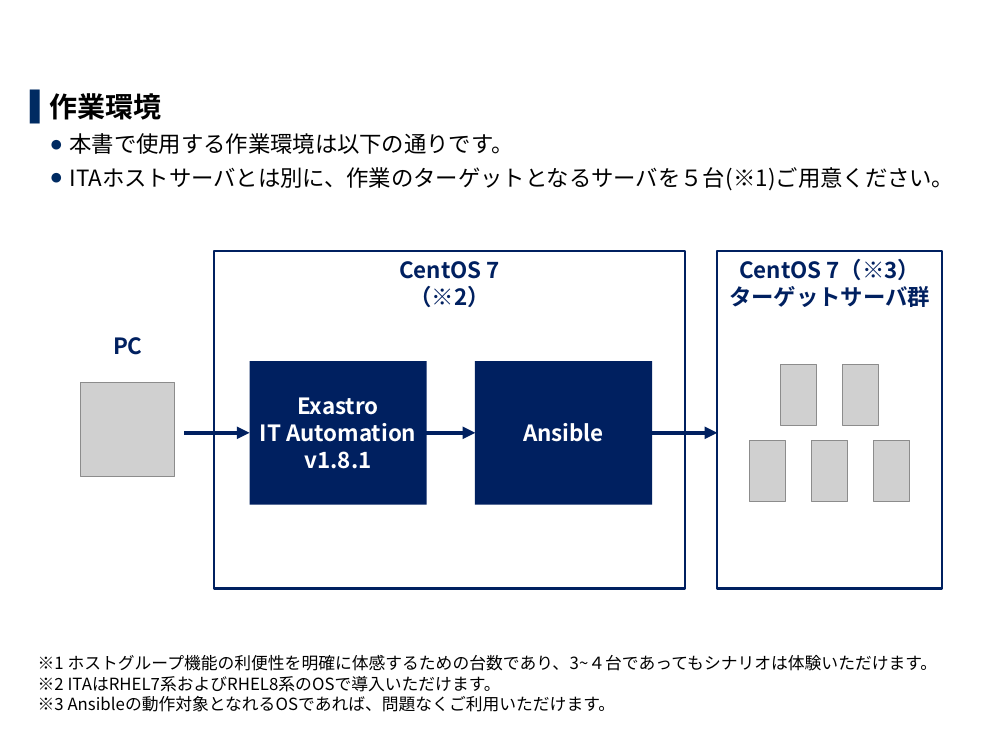
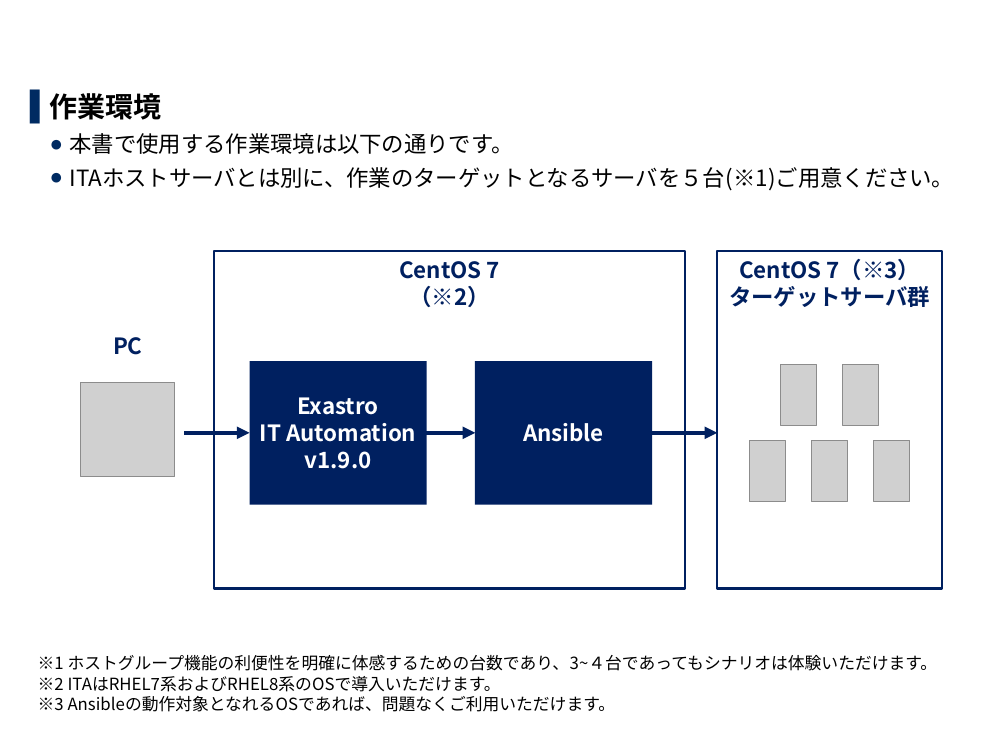
Before and after one commit to exastro-suite/it-automation-docs, a slide deck: slide 5 of asset/Learn_ja/ITA-hg-ps_practice_ja.pptx. Drawn at 1008x756 pixels with LibreOffice and Linux fonts; fonts in the diff are those of the drawing; grey boxes stand for pictures; background and template pictures are left out. Boxes give left, top, right and bottom in pixels: in the first picture for what was removed or moved away, otherwise in the second. Text is boxed around its words. In the diff, an @@ line names an element or a change of style, - is before the commit and + after.

```diff
--- a/asset/Learn_ja/ITA-hg-ps_practice_ja.pptx
+++ b/asset/Learn_ja/ITA-hg-ps_practice_ja.pptx
@@ text in rectangle at (305,451,372,469): text changed @@
-v1.8.1
+v1.9.0
```
Also in this commit, not shown: 10 other slides changed, 1 other file.
